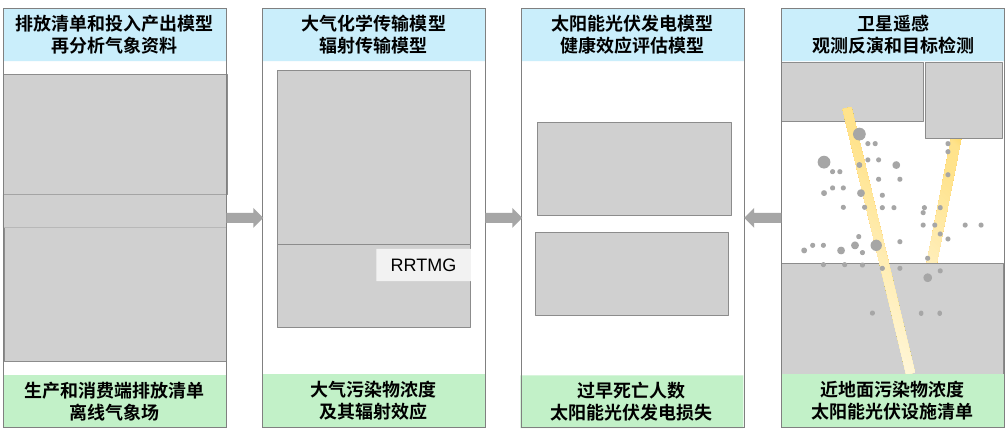
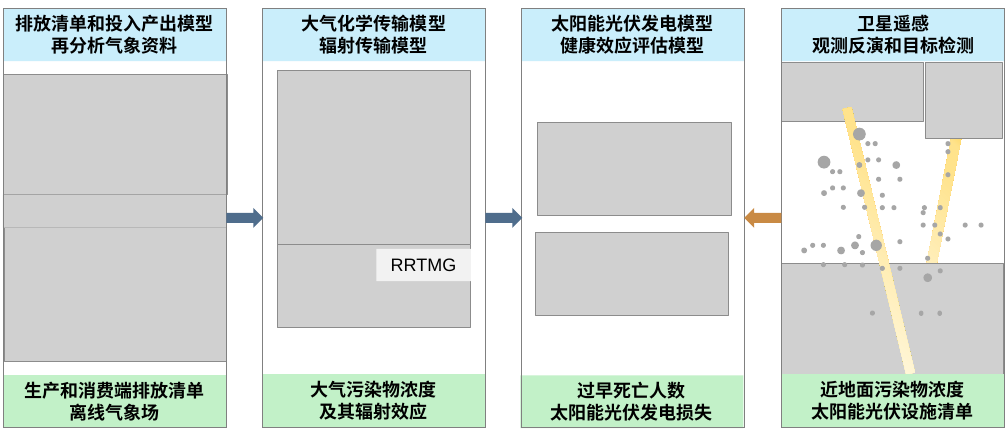
Before and after one commit to geofyao/geofyao.github.io, a slide deck: slide 1 of downloads/group/interdisciplinary_framework.pptx. Drawn at 1008x437 pixels with LibreOffice and Linux fonts; fonts in the diff are those of the drawing; grey boxes stand for pictures. Boxes give left, top, right and bottom in pixels: in the first picture for what was removed or moved away, otherwise in the second. Text is boxed around its words. In the diff, an @@ line names an element or a change of style, - is before the commit and + after.

```diff
--- a/downloads/group/interdisciplinary_framework.pptx
+++ b/downloads/group/interdisciplinary_framework.pptx
@@ right arrow at bbox=[227, 208, 264, 227]: fill #A6A6A6 to #4F6D8C @@
@@ right arrow at bbox=[486, 208, 522, 227]: fill #A6A6A6 to #4F6D8C @@
@@ right arrow at bbox=[744, 208, 781, 227]: fill #A6A6A6 to #C98A44 @@
```
Also in this commit, not shown: 2 other files.
